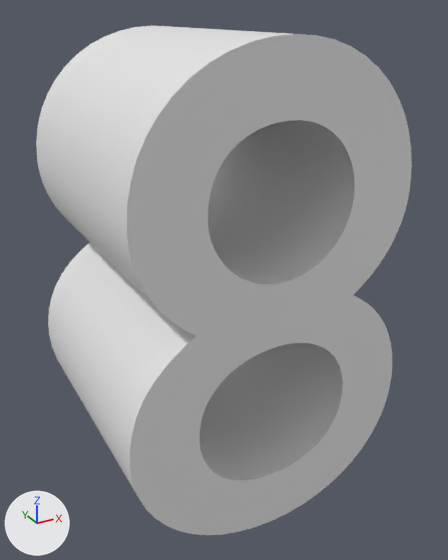
A saved change to the Blender file objects/8.blend.
Rendered twice from a camera (50 mm lens) standing at (-2.48, -12.08, 10.77) and looking at (4.01, -0.27, 4.86). The lights are fixed; the arrows at lower left show +X, +Y and +Z. Text is drawn in Blender's own font.

Names of what the first picture shows: 'Texto'.
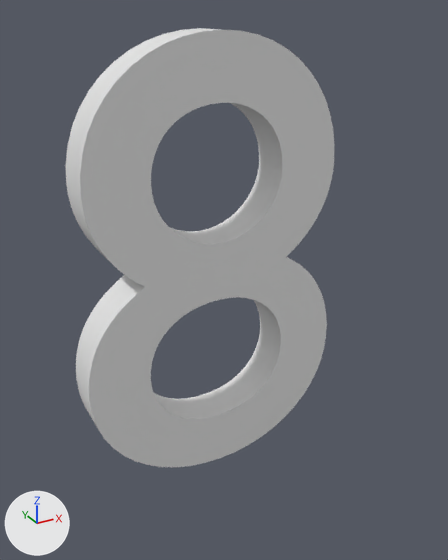
The change in detail:
In text 'Texto' (txt_texto), extrude goes from 3.0 to 0.5.

Changed parts and their boxes (x1, y1, x2, y2) in the pictures (448 x 560 px):
'Texto', reshaped (29% narrower, 14% shorter)
    before: (36, 25, 412, 535)
    after: (66, 28, 334, 467)
